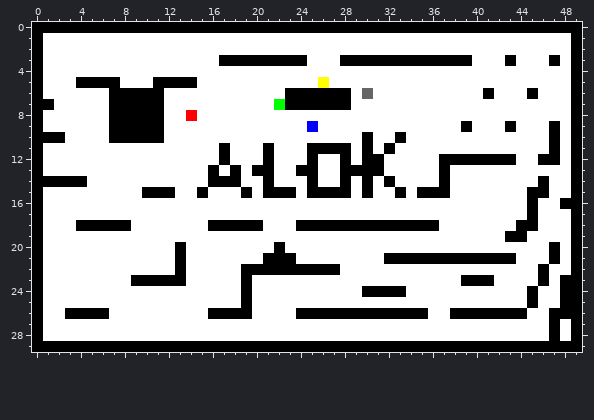
File history of a pixel-art sprite, res/maps/default.png. This is how it looked before the edit.
The file is 50x30 pixels.
After the commit:
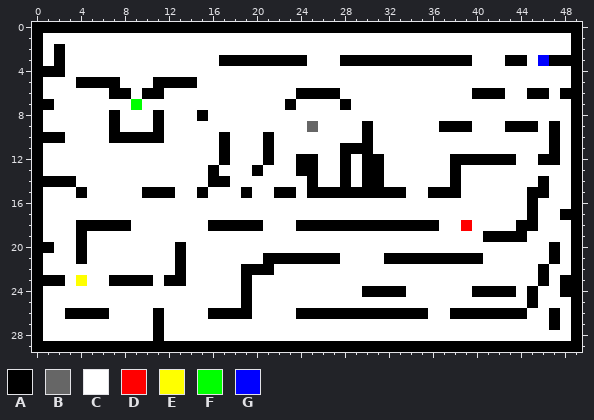
Palette (. is transparent): A #000000  B #666666  C #ffffff  D #ff0000  E #ffff00  F #00ff00  G #0000ff
Difference:
Changed rows in their new state; - is an unchanged pixel.
first column x 1:
 2 -A----------------------------------------------
 3 -A-----------------------------------------A-G-A
 4 AA----------------------------------------------
 5 -------------------------C----------------------
 6 --------C-------------C----C-C---------A-A---A-A
 7 ------CCFCC----------C-CCCC---------------------
 8 -------CCC---CA---------------------------------
 9 -------CCC--------------B----A------AA-----AA---
10 ----------------A---A-----------C---------------
11 ------------------------CCC-A--C----------------
12 -----------------------A------------C-----------
13 -----------------C--C-------C-------CA----------
14 ---C-------------C--C---------AC----CA----------
15 ---A----------------C-------A-AA--C--A----------
16 -----------------------------------------------C
17 -----------------------------------------------A
18 --------------------------------------D---------
19 ---A------------------------------------AA------
20 A--A-----------------C--------------------------
21 ---A-------------------AAAA-------------CCC-----
22 ---------------------CCCCCC---------------------
23 AA-E--AA--C---------------------------CCC-------
24 ---------------------------------------AAAA-----
25 -----------------------------------------------C
26 ----------A------------------------------------C
27 ----------A-------------------------------------
28 ----------A-----------------------------------C-
Changed places in both pictures, as pixel boxes (x1, y1, x2, y2):
changed: (43, 44, 571, 341)
